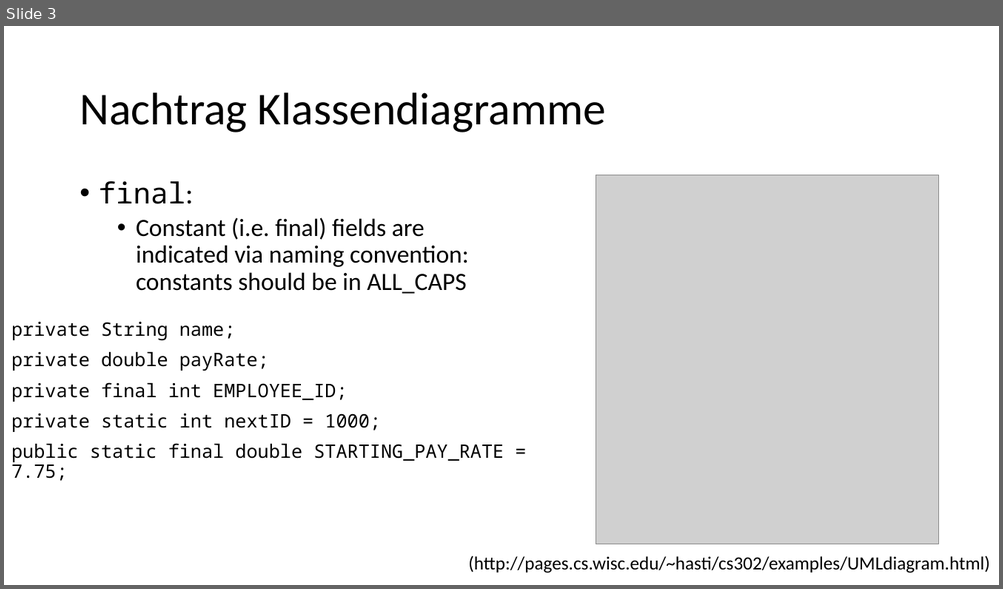
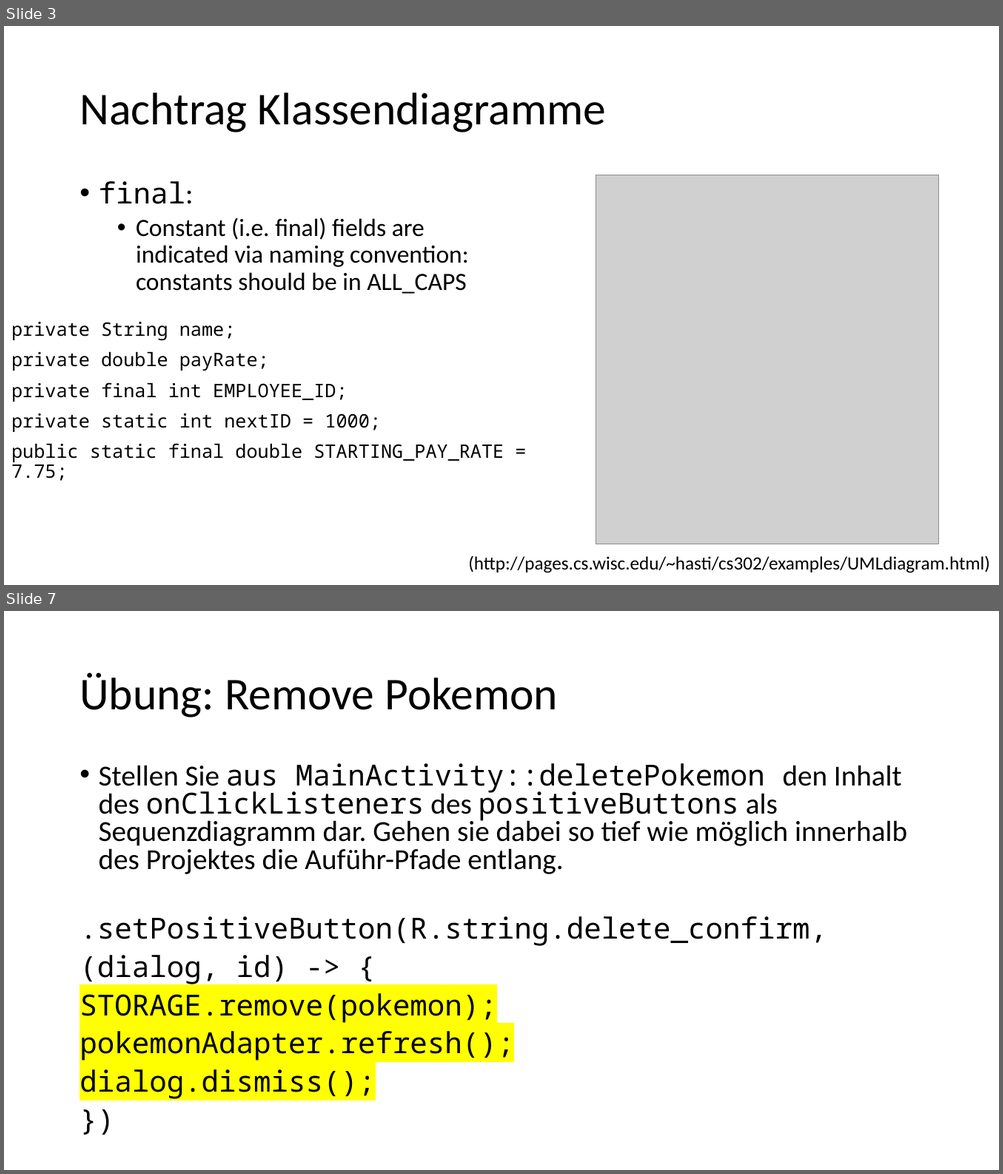
Before and after one commit to desombre/java_examples, a slide deck: ISW_WDH_20191211.pptx. Shown one above the other, each under a label of ours: slide 3 before the commit, slides 3 and 7 after it; the slides between them are not shown. The pictures are 1003x589 and 1003x1174 pixels, drawn with LibreOffice and Linux fonts; fonts in the diff are those of the drawing; grey boxes stand for pictures. Boxes give left, top, right and bottom in pixels: in the first picture for what was removed or moved away, otherwise in the second. Text is boxed around its words. In the diff, an @@ line names an element or a change of style, - is before the commit and + after.

```diff
--- a/ISW_WDH_20191211.pptx
+++ b/ISW_WDH_20191211.pptx
@@ slide 7 added at (x1=4, y1=611, x2=999, y2=1170), background #FFFFFF @@
@@ title added at (x1=79, y1=672, x2=558, y2=718), 44 pt, text #000000 @@
+Übung: Remove Pokemon
@@ text added at (x1=99, y1=763, x2=907, y2=874), 28 pt, text #000000 @@
+• Stellen Sie aus MainActivity::deletePokemon den Inhalt des onClickListeners des positiveButtons als Sequenzdiagramm dar. Gehen sie dabei so tief wie möglich innerhalb des Projektes die Auführ-Pfade entlang.
@@ text added at (x1=79, y1=917, x2=827, y2=1099), 28 pt, text #000000 @@
+.setPositiveButton(R.string.delete_confirm,
+(dialog, id) -> {
+STORAGE.remove(pokemon);
+pokemonAdapter.refresh();
+dialog.dismiss();
+})
```
Also in this commit, not shown: 4 slides changed, 4 other slides added, 2 other files.
